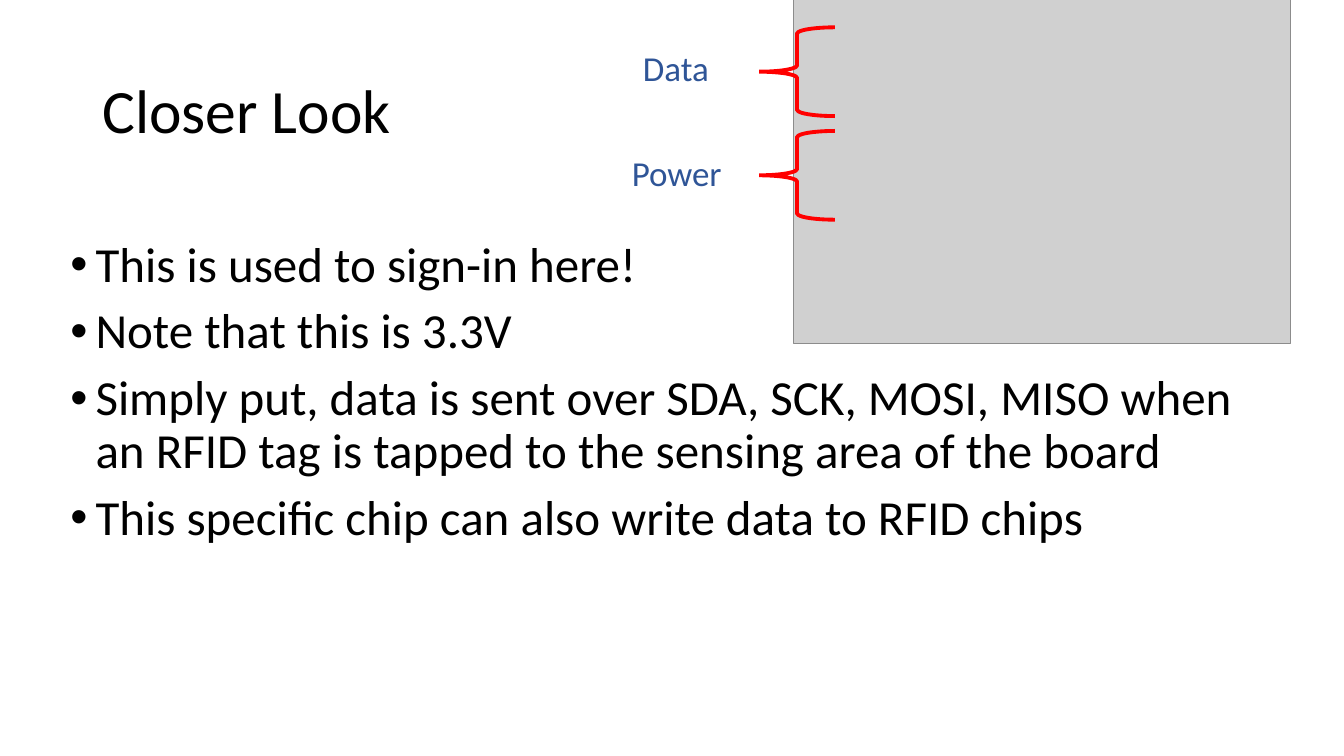
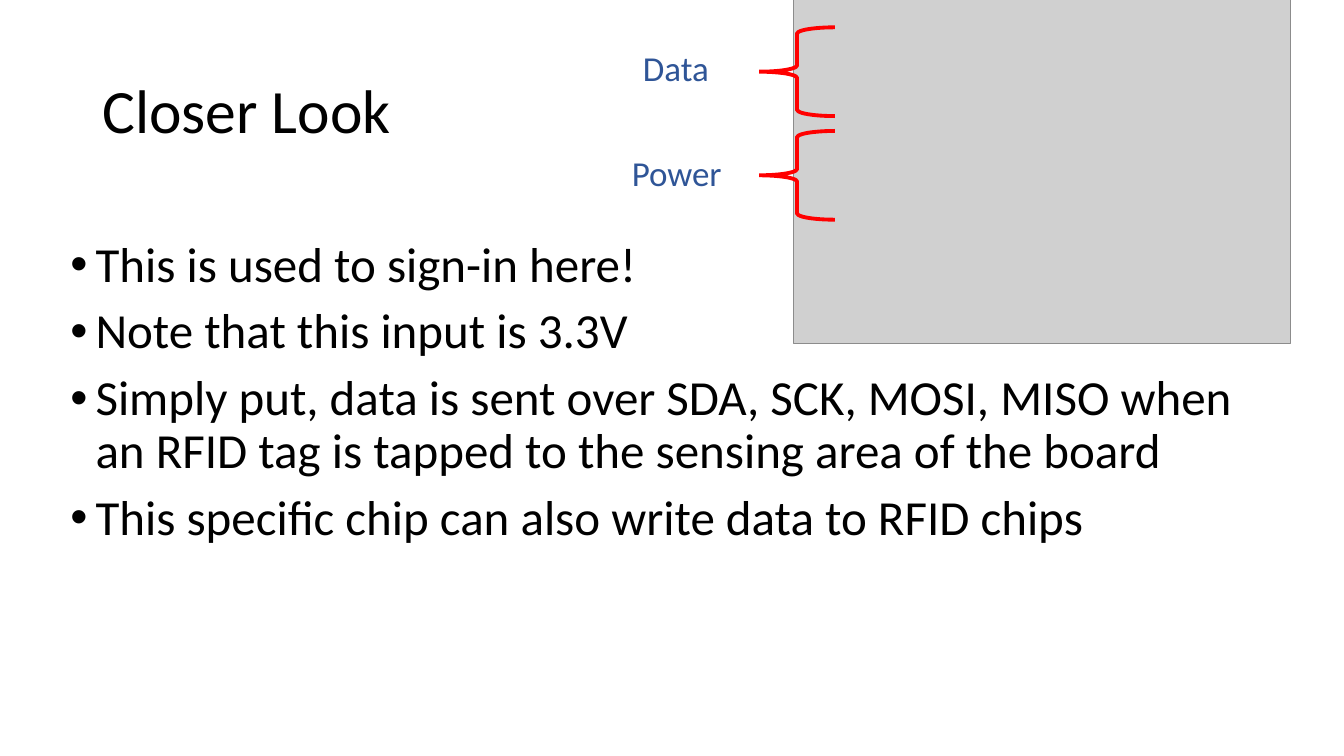
Before and after one commit to rchatrath7/PDH-Workshops, a slide deck: slide 12 of vishal-sensors-lecture/Sensor Lecture.pptx (slide 13 before the commit). Drawn at 1344x756 pixels with LibreOffice and Linux fonts; fonts in the diff are those of the drawing; grey boxes stand for pictures. Boxes give left, top, right and bottom in pixels: in the first picture for what was removed or moved away, otherwise in the second. Text is boxed around its words. In the diff, an @@ line names an element or a change of style, - is before the commit and + after.

```diff
--- a/vishal-sensors-lecture/Sensor Lecture.pptx
+++ b/vishal-sensors-lecture/Sensor Lecture.pptx
@@ text at (96, 314, 628, 356): text changed @@
-• Note that this is 3.3V
+• Note that this input is 3.3V
```
Also in this commit, not shown: 5 other slides changed, 1 slide added, 2 slides removed.
